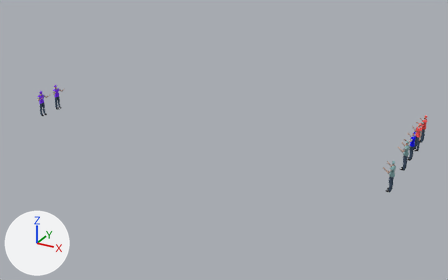
Renders of the glTF model people/CVE_crew_anm.glb from each side of a commit.
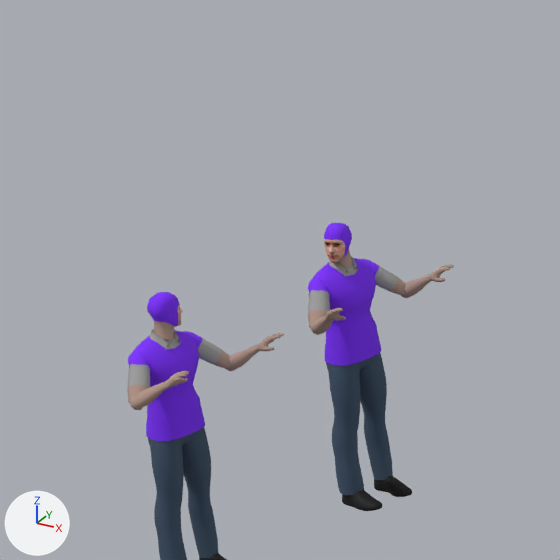
The first picture shows the older version from a camera (50 mm lens) standing at (61.8, -215.3, 90.4) and looking at (-17.7, -70.8, 18.2). The close-ups show both versions on the part from 6% to 17% of the width and 24% to 41% of the height of that picture; other places that the commit changed are outside them. Every picture has the same lights, and +X, +Y and +Z are marked at lower left. Where no turn or scale is listed for an object, it has been applied to the vertices.

Names of what the first close-up shows: 'armL.001', 'armL.005', 'armL2.001', 'armL2.005', 'armR.001', 'armR.005', 'armR2.001', 'armR2.005', 'crew_purple', 'crew_purple.001', 'head.001', 'head.005', 'shoes.005'.
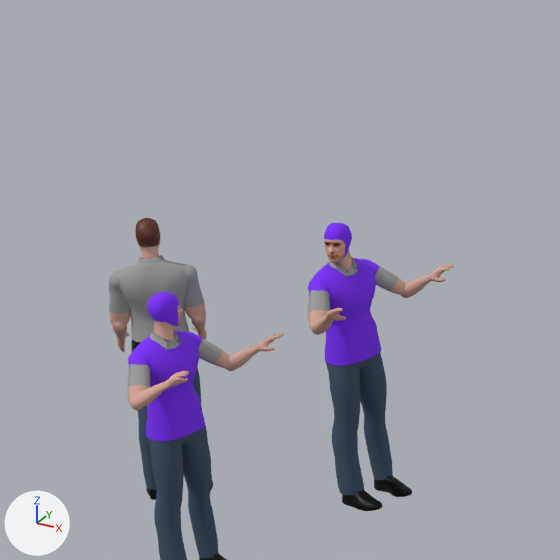
Changed parts and their boxes (x1, y1, x2, y2) in the close-ups (560 x 560 px):
'loader', added
    after: (118, 260, 212, 490)
'head.008', added (brown)
    after: (135, 218, 161, 259)
'armL.008', added
    after: (109, 270, 130, 326)
'armR.008', added
    after: (184, 264, 206, 319)
'armR2.001', recoloured
    both: (130, 371, 189, 410)
'armL2.001', recoloured
    both: (226, 333, 284, 371)
'armL2.005', recoloured (beige to pink)
    both: (403, 264, 454, 298)
'armR2.005', recoloured (brown to beige)
    both: (311, 308, 346, 335)
'armL2.008', added
    after: (112, 323, 129, 352)
'armR2.008', added
    after: (191, 315, 207, 340)
'collar.008', added
    after: (137, 255, 165, 263)
'shoes.008', added
    after: (146, 481, 213, 500)

The edits, one by one:
Material 'col_flesh' (mat_col_flesh) changes colour from beige #b29588 to beige #d8a998; in linear values from (0.445, 0.301, 0.246) to (0.687, 0.397, 0.314).
Material 'col_brown' (mat_col_brown) is new.
Its base color is (0.102, 0.0252, 0.00651) (brown #5a2c13).
Mesh me_msh_shoes_008 is new.
It has 1450 vertices, 2776 faces and spans x -0.729..0.667, y -0.667..0.729, z -0.057..0.327.
It uses material mat_col_black (black #000000).
Mesh me_msh_head_008 is new.
It has 595 vertices, 1138 faces and spans x -0.36..0.246, y -0.246..0.36, z -0.21..0.857.
Faces by material slot: [262, 2, 720, 154].
It uses material mat_col_flesh (beige #d8a998).
It uses material mat_col_blue (blue #0000ff).
It uses material mat_mat_face (picture img_face32).
It uses material mat_col_brown (brown #5a2c13).
Mesh me_msh_collar_008 is new.
It has 63 vertices, 80 faces and spans x -0.328..0.255, y -0.258..0.328, z -0.197..0.112.
It uses material mat_col_shirt (grey #a0a0a0).
Mesh me_msh_armr2_008 is new.
It has 319 vertices, 634 faces and spans x -0.788..0.139, y -0.139..0.792, z -0.909..0.14.
It uses material mat_col_flesh (beige #d8a998).
Mesh me_msh_armr_008 is new.
It has 157 vertices, 310 faces and spans x -0.228..0.204, y -0.204..0.303, z -0.959..0.204.
Faces by material slot: [242, 68].
It uses material mat_col_shirt (grey #a0a0a0).
It uses material mat_col_flesh (beige #d8a998).
Mesh me_msh_arml2_008 is new.
It has 319 vertices, 634 faces and spans x -0.792..0.139, y -0.139..0.788, z -0.909..0.14.
It uses material mat_col_flesh (beige #d8a998).
Mesh me_msh_arml_008 is new.
It has 157 vertices, 310 faces and spans x -0.303..0.204, y -0.204..0.237, z -0.959..0.204.
Faces by material slot: [242, 68].
It uses material mat_col_shirt (grey #a0a0a0).
It uses material mat_col_flesh (beige #d8a998).
Mesh me_msh_body_008 is new.
It has 1211 vertices, 2340 faces and spans x -0.51..0.77, y -0.77..0.51, z 0.22..5.07.
Faces by material slot: [1792, 508, 40].
It uses material mat_col_pants (dark blue #3f5268).
It uses material mat_col_shirt (grey #a0a0a0).
It uses material mat_col_black (black #000000).
Object 'shoes.008' (ob_shoes_008) is new; it shows me_msh_shoes_008.
Its location is (-44.03, -113.63, 37.5).
Object 'head.008' (ob_head_008) is new; it shows me_msh_head_008.
Its location is (-43.9, -113.76, 42.51).
Object 'collar.008' (ob_collar_008) is new; it shows me_msh_collar_008.
Its location is (-43.89, -113.77, 42.51).
Object 'armR2.008' (ob_armr2_008) is new; it shows me_msh_armr2_008.
Its location is (-43.4, -113.18, 41.21).
Object 'armR.008' (ob_armr_008) is new; it shows me_msh_armr_008.
Its location is (-43.38, -113.34, 42.17).
Object 'armL2.008' (ob_arml2_008) is new; it shows me_msh_arml2_008.
Its location is (-44.48, -114.26, 41.21).
Object 'armL.008' (ob_arml_008) is new; it shows me_msh_arml_008.
Its location is (-44.32, -114.28, 42.17).
Object 'loader' (ob_loader) is new; it shows me_msh_body_008.
Its location is (-44.0, -113.66, 37.5).
